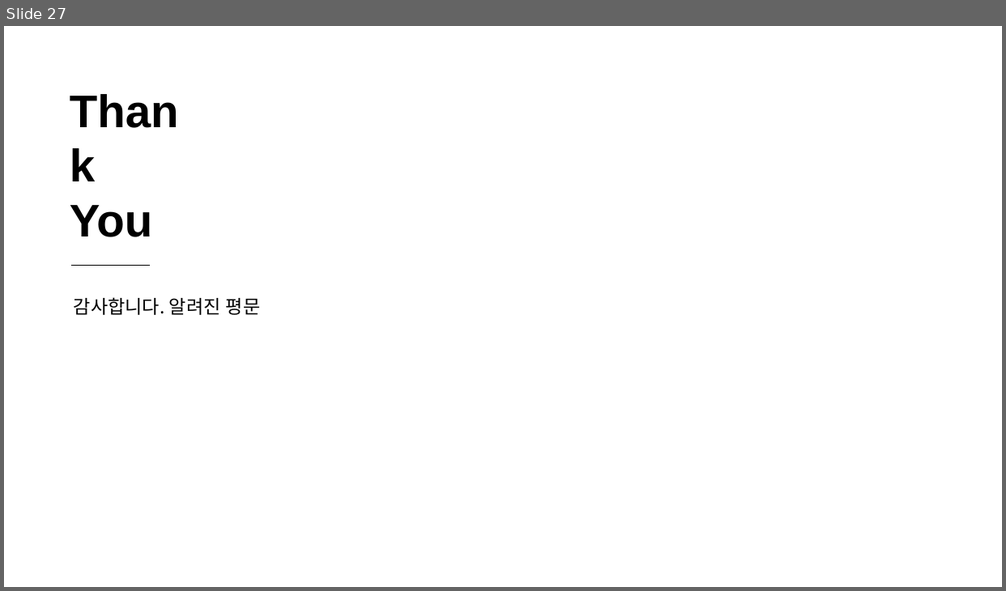
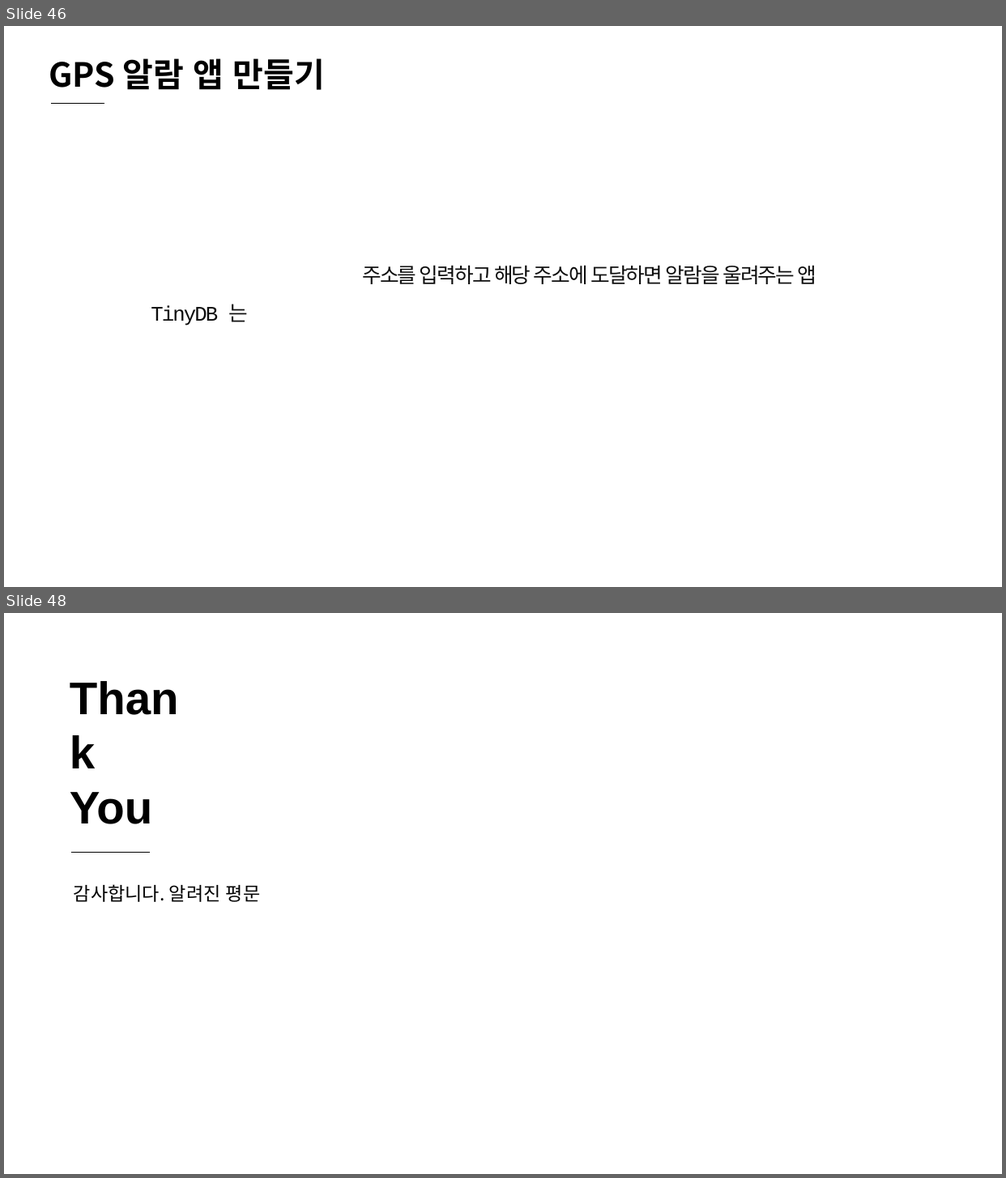
Before and after one commit to sky7th/Kodular, a slide deck: Kodular 기초.pptx. Shown one above the other, each under a label of ours: slide 27 before the commit, slides 46 and 48 after it; the slides between them are not shown. The pictures are 1006x591 and 1006x1178 pixels, drawn with LibreOffice and Linux fonts; fonts in the diff are those of the drawing. Boxes give left, top, right and bottom in pixels: in the first picture for what was removed or moved away, otherwise in the second. Text is boxed around its words. In the diff, an @@ line names an element or a change of style, - is before the commit and + after.

```diff
--- a/Kodular 기초.pptx
+++ b/Kodular 기초.pptx
@@ slide 46 added at (4,26,1002,587), background #FFFFFF @@
@@ text added at (49,58,325,90), 32 pt, text #000000, bold @@
+GPS 알람 앱 만들기
@@ line added from (51, 103) to (104, 103), #000000 0.5 pt @@
@@ text added at (362,265,817,284), 20 pt, text #0D0D0D @@
+주소를 입력하고 해당 주소에 도달하면 알람을 울려주는 앱
@@ text added at (151,304,249,326), 20 pt, text #0D0D0D @@
+TinyDB 는
@@ what was slide 27 is now slide 48 @@
```
Also in this commit, not shown: 20 other slides added, 6 other files.
